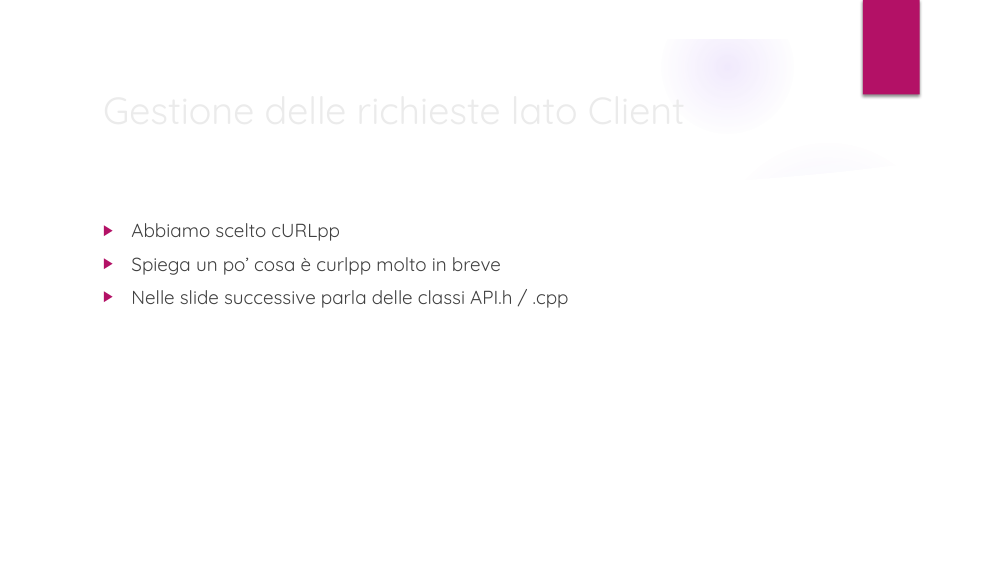
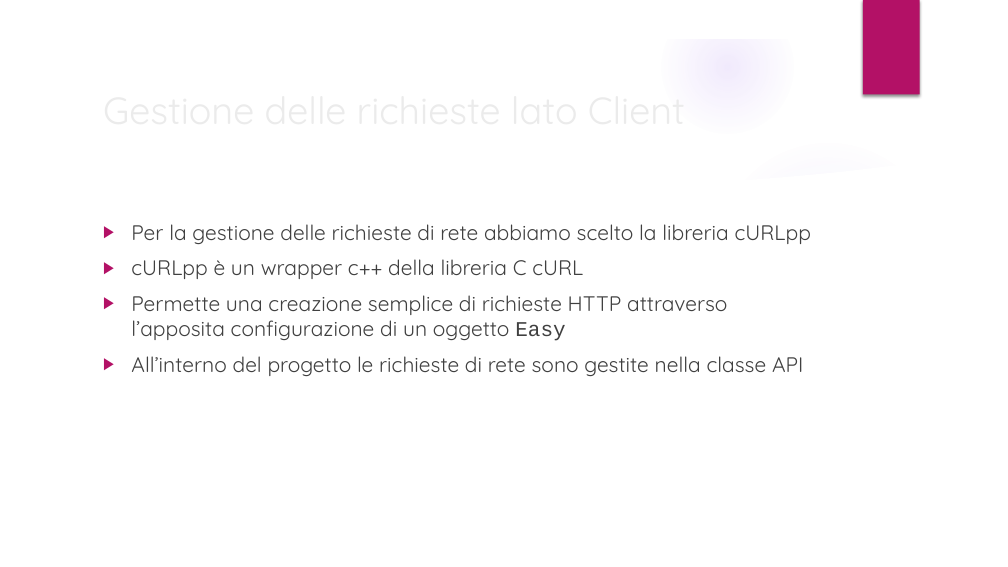
Before and after one commit to piccirilloth/Calendar-and-To-Do-list-CalDav, a slide deck: slide 4 of slides/presentazione.pptx. Drawn at 1008x567 pixels with LibreOffice and Linux fonts; fonts in the diff are those of the drawing; background and template pictures are left out. Boxes give left, top, right and bottom in pixels: in the first picture for what was removed or moved away, otherwise in the second. Text is boxed around its words. In the diff, an @@ line names an element or a change of style, - is before the commit and + after.

```diff
--- a/slides/presentazione.pptx
+++ b/slides/presentazione.pptx
@@ text at <box>131,224,811,376</box>: text changed; size 18 to 20 pt @@
-▶ Abbiamo scelto cURLpp
-▶ Spiega un po’ cosa è curlpp molto in breve
-▶ Nelle slide successive parla delle classi API.h / .cpp
+▶ Per la gestione delle richieste di rete abbiamo scelto la libreria cURLpp
+▶ cURLpp è un wrapper c++ della libreria C cURL
+▶ Permette una creazione semplice di richieste HTTP attraverso l’apposita configurazione di un oggetto Easy
+▶ All’interno del progetto le richieste di rete sono gestite nella classe API
```
Also in this commit, not shown: 10 other slides changed, 2 slides added.
